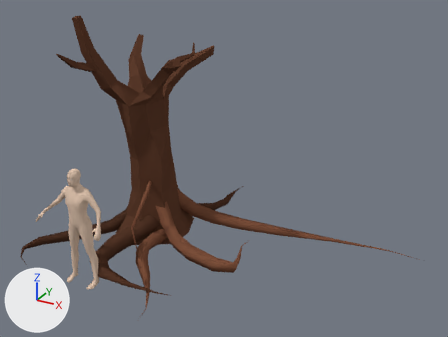
The Blender file Amelia Blume/Assets/Meshes/hotw_v2.blend: old version first, new version second.
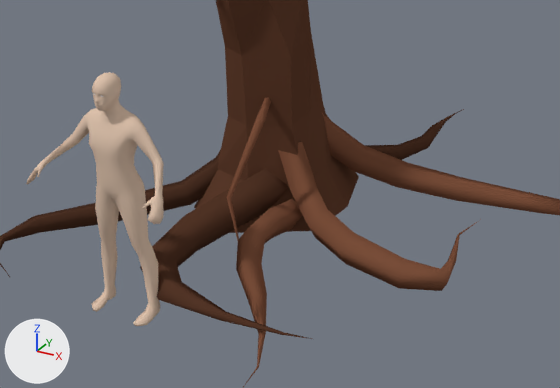
The first picture shows the older version from a 50 mm camera at (20.7, -26.2, 19.4) aimed at (5.4, 1.5, 5.6). The close-ups show both versions on the part from 5% to 65% of the width and 40% to 95% of the height of that picture; other places that the commit changed are outside them. The axes (+X, +Y, +Z) are drawn at lower left. The lights are the same throughout.

In view in the first close-up: 'BezierCurve', 'Cube', 'python_hotw_makehuman-proxy741', 'root.000', 'root.001', 'root.002', 'root.003', 'root.004', 'root.005'.
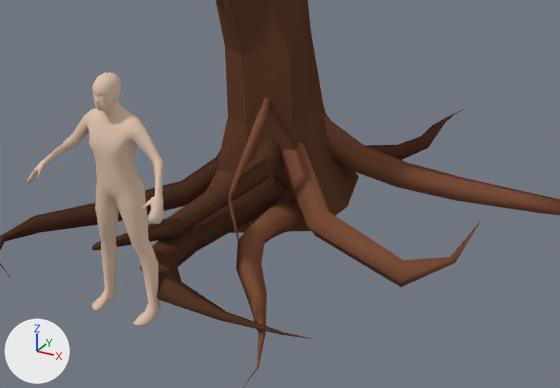
What differs and where, as boxes (x1, y1, x2, y2) in the close-ups (560 x 388 px):
'root.003', reshaped: before (278, 142, 481, 291); after (280, 142, 481, 287)
'root.006', added (brown): after (92, 140, 281, 251)

The change, as a list of edits to the scene's bpy script:
```text
Change cu_root_003:
    where _sp = cu_root_003.splines.new('BEZIER'); _sp.bezier_points.add(2)
    _sp.resolution_u: 4 -> 2
    add _sp.material_index = 1
    add cu_root_003.materials.append(mat_tree)  # brown #5f3d2d
    cu_root_003.resolution_u: 4 -> 2
Add cu_root_006:
    cu_root_006 = bpy.data.curves.new('root.006', 'CURVE')
    cu_root_006.dimensions = '3D'
    _sp = cu_root_006.splines.new('BEZIER'); _sp.bezier_points.add(4)
    _sp.bezier_points.foreach_set('co', [-6.304, -0.00459, 8.274, -3.84, -4.018, 8.532, -6.639, -12.99, 5.769, -10.9, -18.1, 4.865, -12.16, -15.27, 4.257])
    _sp.bezier_points.foreach_set('handle_left', [-7.879, 2.852, 8.184, -4.075, -2.913, 8.64, -4.503, -11.62, 5.586, -9.088, -20.39, 6.048, -12.85, -16.05, 4.68])
    _sp.bezier_points.foreach_set('handle_right', [-5.144, -2.108, 8.341, -3.33, -6.408, 8.297, -8.934, -14.47, 5.965, -12.84, -15.63, 3.593, -11.42, -14.43, 3.803])
    for _p, _l, _r in zip(_sp.bezier_points, ['ALIGNED', 'ALIGNED', 'ALIGNED', 'ALIGNED', 'ALIGNED'], ['ALIGNED', 'ALIGNED', 'ALIGNED', 'ALIGNED', 'ALIGNED']): _p.handle_left_type = _l; _p.handle_right_type = _r
    _sp.order_u = 0
    _sp.order_v = 0
    _sp.resolution_u = 6
    cu_root_006.materials.append(mat_tree_002)  # brown #553729
    cu_root_006.use_path = True
    cu_root_006.use_path_clamp = True
    cu_root_006.bevel_resolution = 1
    cu_root_006.bevel_depth = 1.264
    cu_root_006.resolution_u = 6
    cu_root_006.render_resolution_u = 1
    cu_root_006.fill_mode = 'FULL'
    cu_root_006.taper_object = ob_taper_000
Add ob_root_006:
    ob_root_006 = bpy.data.objects.new('root.006', cu_root_006)
    ob_root_006.location = (2.46, 1.14, -0.35)
    ob_root_006.rotation_euler = (0.0, 0.0, -0.0961)  # degrees (0, 0, -5.5)
    ob_root_006.scale = (0.311, 0.311, 0.311)
```
